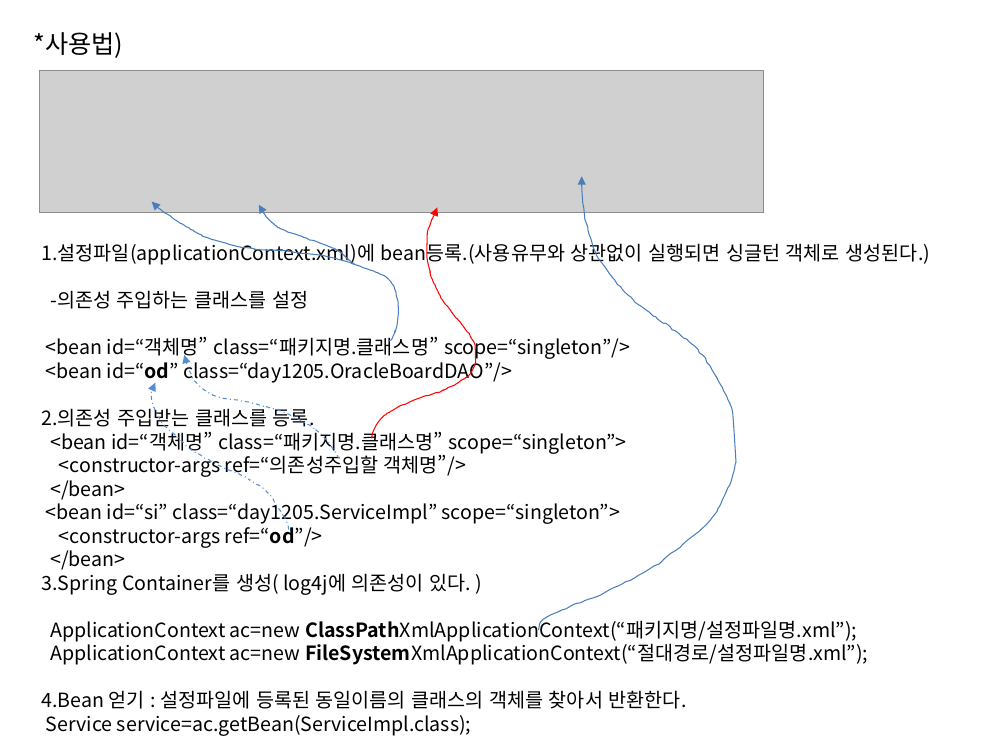
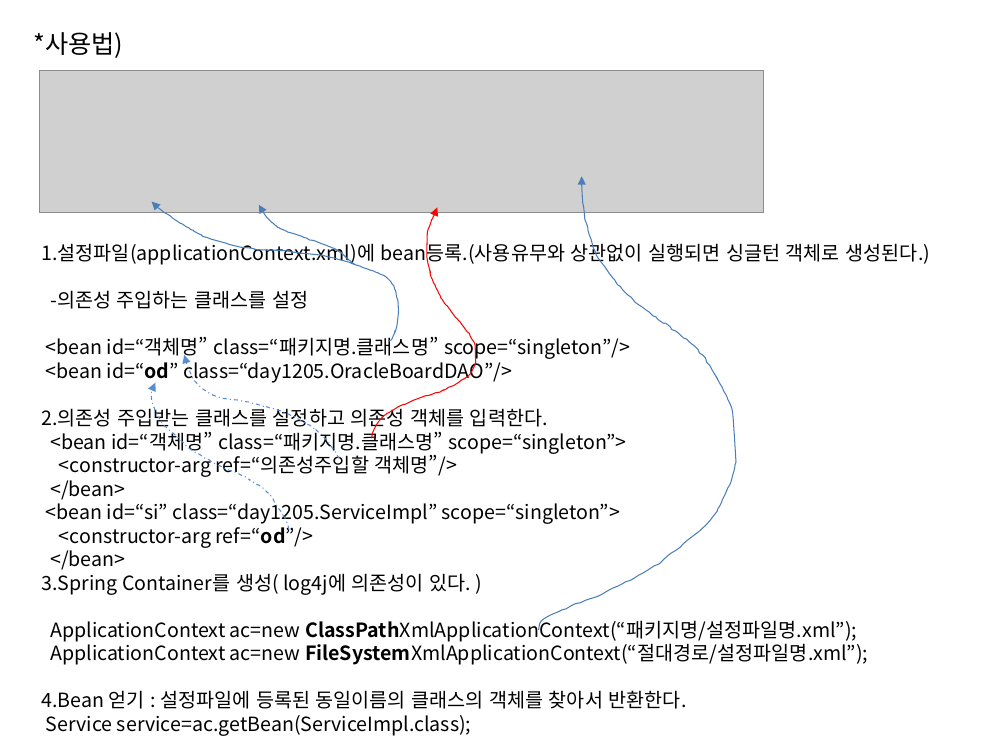
Before and after one commit to In0code/Programming_note, a slide deck: slide 2 of PPT/20231204_spring_di.pptx. Drawn at 1008x756 pixels with LibreOffice and Linux fonts; fonts in the diff are those of the drawing; grey boxes stand for pictures. Boxes give left, top, right and bottom in pixels: in the first picture for what was removed or moved away, otherwise in the second. Text is boxed around its words. In the diff, an @@ line names an element or a change of style, - is before the commit and + after.

```diff
--- a/PPT/20231204_spring_di.pptx
+++ b/PPT/20231204_spring_di.pptx
@@ text at (x1=41, y1=405, x2=548, y2=431): text changed @@
-2.의존성 주입받는 클래스를 등록.
+2.의존성 주입받는 클래스를 설정하고 의존성 객체를 입력한다.
@@ text at (x1=59, y1=452, x2=457, y2=478): text changed @@
-<constructor-args ref=“의존성주입할 객체명”/>
+<constructor-arg ref=“의존성주입할 객체명”/>
@@ text at (x1=59, y1=522, x2=314, y2=548): text changed @@
-<constructor-args ref=“od”/>
+<constructor-arg ref=“od”/>
```
Also in this commit, not shown: 2 other slides changed, 5 slides added, 1 other file.
